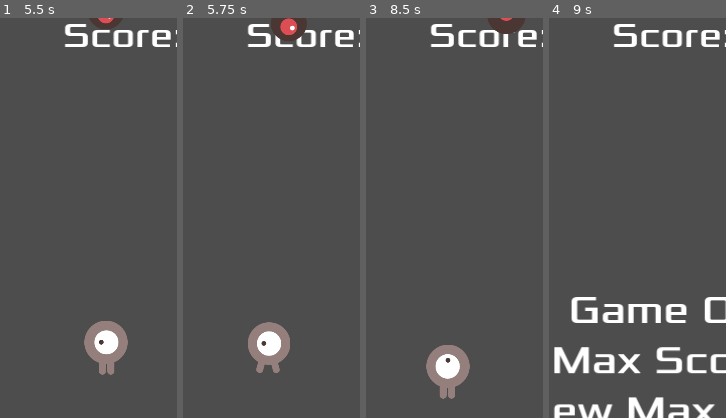
Above: before the commit, frames 1-4 (left to right).
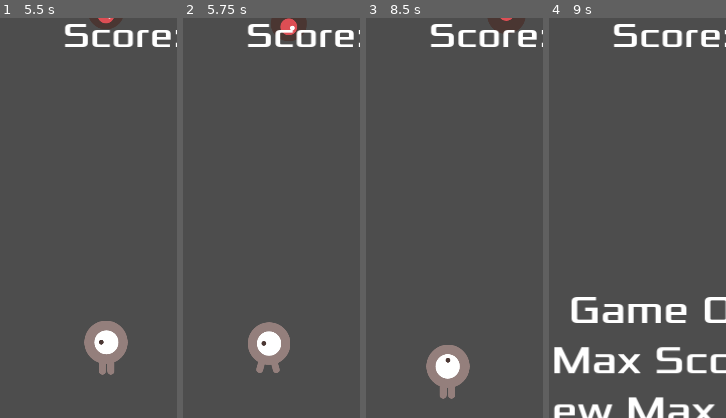
Above: after the commit, the same moments.

Repository: lichen63/godot-games
Game: Godot game, scene res://game/game.tscn
Two runs of this game, one before a commit and one after it. Both use one fixed random seed, a clock stepped at 60 frames per second and the inputs below.
Inputs:
- Up to frame 1 (5.5 s): click "Start" at 0.5 s; tap Enter at 1.25 s; hold D (player_action_right) 1.28-2.03 s; hold S (player_action_down) 2.03-2.78 s; hold D (player_action_right) 2.78-3.53 s; hold W (player_action_up) 3.53-4.25 s; click "Start" at 4.25 s; tap Space at 5 s; hold A (player_action_left) from 5.03 s (still down)
- Up to frame 2 (5.75 s): keep holding A (player_action_left)
- Up to frame 3 (8.5 s): release A (player_action_left) at 6.53 s; hold S (player_action_down) 6.53-7.28 s; hold D (player_action_right) 7.28-8.03 s; hold W (player_action_up) from 8.03 s (still down)
- Up to frame 4 (9 s): release W (player_action_up) at 8.78 s; hold D (player_action_right) from 8.78 s (still down)
The pictures show only the part of the screen within x 9-59%, y 2-52%; the shares and areas given below are measured in that part.

Frame 1 is identical in both runs. In frame 2, 0.2% of the frame differs, in the area x 51-70%, y 3-6%; in frame 3, less than 0.1%; in frame 4, nothing differs.
Error in both runs: Trying to assign value of type 'Nil' to a variable of type 'Dictionary'. (res://global/local_data.gd:8)

Commit message:
update uicontrol to canvas layer

Diff:
--- a/dodge_the_creeps/game/game.gd
+++ b/dodge_the_creeps/game/game.gd
@@ -12,12 +12,12 @@
 @onready var player_: Node2D = $Player
 @onready var spawn_enemy_timer_: Timer = $SpawnEnemyTimer
 @onready var score_timer_: Timer = $ScoreTimer
-@onready var ui_control_: Control = $UIControl
+@onready var canvas_layer_: CanvasLayer = $CanvasLayer
 @onready var audio_stream_player_: AudioStreamPlayer2D = $AudioStreamPlayer2D
 
 func _ready():
     player_.connect("player_died", Callable(self, "_on_player_died"))
-    ui_control_.connect("game_started", Callable(self, "_on_game_started"))
+    canvas_layer_.connect("game_started", Callable(self, "_on_game_started"))
     update_game_state(game_state_)
     var max_score_from_local_data = LocalData.read_from_local_data(MAX_SCORE_KEY)
     max_score_ = max_score_from_local_data if max_score_from_local_data != null else 0
@@ -27,7 +27,7 @@
 
 func _on_score_timer_timeout() -> void:
     score_ += 1
-    ui_control_.update_score(score_)
+    canvas_layer_.update_score(score_)
 
 func _on_player_died() -> void:
     update_game_state(Configs.GameState.GAME_OVER)
@@ -53,7 +53,7 @@
         Configs.GameState.GAME_OVER:
             var is_new_max_score: bool = score_ > max_score_
             max_score_ = max(score_, max_score_)
-            ui_control_.update_max_score(max_score_, is_new_max_score)
+            canvas_layer_.update_max_score(max_score_, is_new_max_score)
             LocalData.write_to_local_data(MAX_SCORE_KEY, max_score_)
             score_ = 0
             player_.visible = false
@@ -61,8 +61,8 @@
             score_timer_.stop()
             get_tree().get_nodes_in_group("enemies").map(func(enemy): enemy.queue_free())
             player_.reset_node()
-            ui_control_.update_score(score_)
-    ui_control_.update_game_state(game_state)
+            canvas_layer_.update_score(score_)
+    canvas_layer_.update_game_state(game_state)
     update_audio_stream()
 
 func update_audio_stream() -> void:
--- a/dodge_the_creeps/game/game.tscn
+++ b/dodge_the_creeps/game/game.tscn
@@ -2,7 +2,7 @@
 
 [ext_resource type="PackedScene" uid="uid://cu80wsphkugn8" path="res://player/player.tscn" id="1_d4kni"]
 [ext_resource type="Script" path="res://game/game.gd" id="1_xhws6"]
-[ext_resource type="PackedScene" uid="uid://c01xmvgbgrhbw" path="res://ui/uicontrol.tscn" id="3_gterc"]
+[ext_resource type="PackedScene" uid="uid://c01xmvgbgrhbw" path="res://ui/canvas_layer.tscn" id="3_gterc"]
 
 [node name="Game" type="Node"]
 script = ExtResource("1_xhws6")
@@ -13,7 +13,7 @@
 
 [node name="SpawnEnemyTimer" type="Timer" parent="."]
 
-[node name="UIControl" parent="." instance=ExtResource("3_gterc")]
+[node name="CanvasLayer" parent="." instance=ExtResource("3_gterc")]
 metadata/_edit_group_ = true
 
 [node name="ScoreTimer" type="Timer" parent="."]
--- a/dodge_the_creeps/ui/uicontrol.gd
+++ b/dodge_the_creeps/ui/canvas_layer.gd
@@ -1,4 +1,4 @@
-extends Control
+extends CanvasLayer
 
 signal game_started
 
--- a/dodge_the_creeps/ui/uicontrol.tscn
+++ b/dodge_the_creeps/ui/canvas_layer.tscn
@@ -1,22 +1,18 @@
 [gd_scene load_steps=3 format=3 uid="uid://c01xmvgbgrhbw"]
 
 [ext_resource type="FontFile" uid="uid://c2mhiakww3nle" path="res://assets/fonts/Xolonium-Regular.ttf" id="1_ae7jf"]
-[ext_resource type="Script" path="res://ui/uicontrol.gd" id="1_t1t43"]
+[ext_resource type="Script" path="res://ui/canvas_layer.gd" id="1_t1t43"]
 
-[node name="UIControl" type="Control"]
-layout_mode = 3
-anchors_preset = 0
+[node name="CanvasLayer" type="CanvasLayer"]
 script = ExtResource("1_t1t43")
 
 [node name="ColorRect" type="ColorRect" parent="."]
 visible = false
-layout_mode = 1
 offset_right = 900.0
 offset_bottom = 2000.0
 color = Color(0.423651, 0.423651, 0.423651, 1)
 
 [node name="ScoreLabel" type="Label" parent="."]
-layout_mode = 0
 offset_right = 900.0
 offset_bottom = 150.0
 theme_override_fonts/font = ExtResource("1_ae7jf")
@@ -26,13 +22,12 @@
 vertical_alignment = 1
 
 [node name="StartButton" type="Button" parent="."]
-layout_mode = 1
 anchors_preset = 5
 anchor_left = 0.5
 anchor_right = 0.5
-offset_left = 300.0
+offset_left = -150.0
 offset_top = 1300.0
-offset_right = 600.0
+offset_right = 150.0
 offset_bottom = 1400.0
 grow_horizontal = 2
 theme_override_fonts/font = ExtResource("1_ae7jf")
@@ -40,7 +35,6 @@
 text = "Start"
 
 [node name="GameOverLabel" type="Label" parent="."]
-layout_mode = 0
 offset_top = 700.0
 offset_right = 900.0
 offset_bottom = 1000.0
